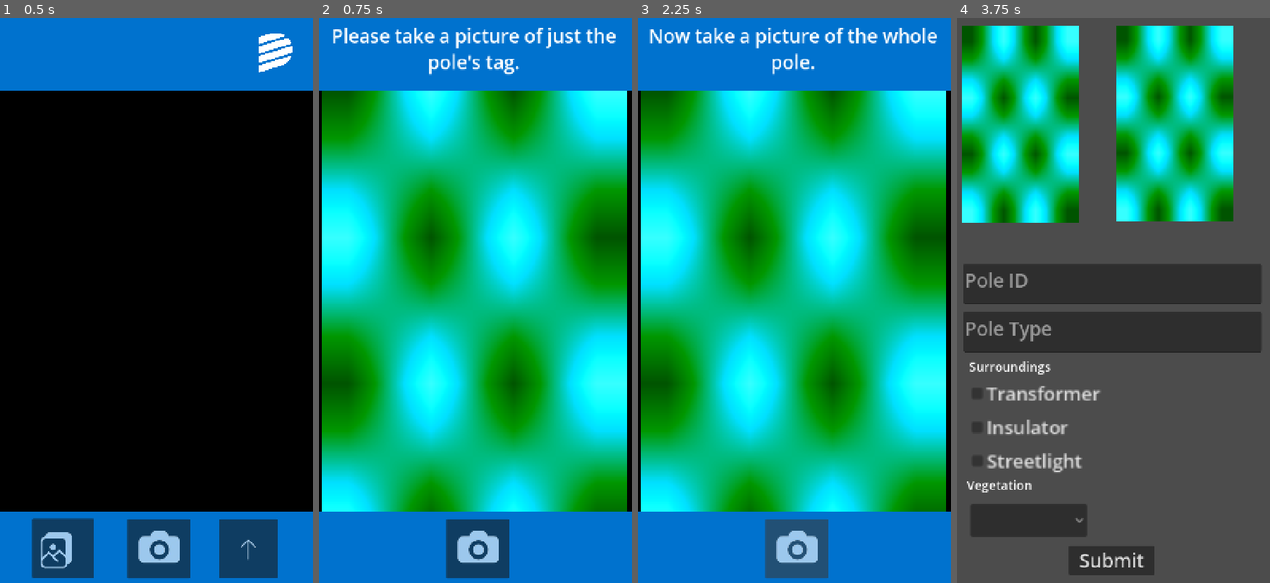
Above: before the commit, frames 1-4 (left to right).
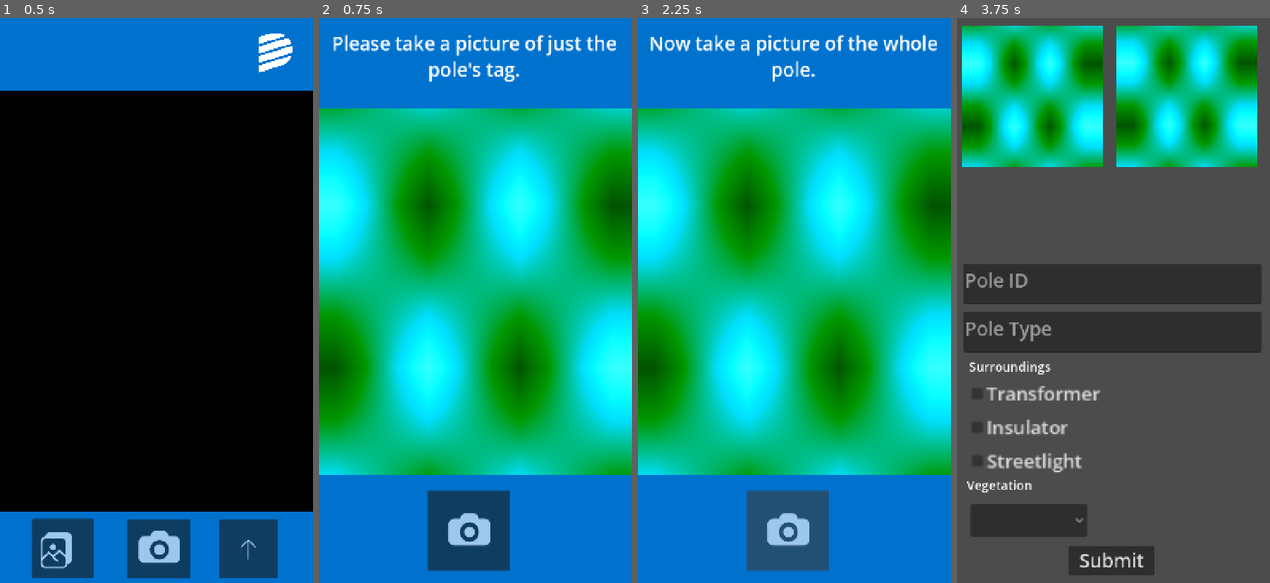
Above: after the commit, the same moments.

Repository: Marcuss2106/gridstorm-polepad-ai
Game: Godot game, scene res://screens/main.tscn
Two runs of this game, one before a commit and one after it. Both use one fixed random seed, a clock stepped at 60 frames per second and the inputs below. The engine's default icon, where the game draws it, is replaced by a stand-in: a white triangle on a blue panel in a dark square.
Inputs (mouse positions are in pixels of both pictures, inside the frame that each line leads up to):
- Up to frame 1 (0.5 s): no input
- Up to frame 2 (0.75 s): click (478, 549) at 0.5 s
- Up to frame 3 (2.25 s): click (700, 549) at 1.25 s; click (797, 549) at 2.02 s
- Up to frame 4 (3.75 s): click (1019, 549) at 2.75 s; click (1116, 549) at 3.52 s

Frame 1 is identical in both runs. In frame 2, 57% of the frame differs, in the area x 0-100%, y 1-100%; in frame 3, 57%; in frame 4, 28%.

Commit message:
update camera to be 720x720p

Diff:
--- a/src/project.godot
+++ b/src/project.godot
@@ -1,3 +1,11 @@
+; Engine configuration file.
+; It's best edited using the editor UI and not directly,
+; since the parameters that go here are not all obvious.
+;
+; Format:
+;   [section] ; section goes between []
+;   param=value ; assign values to parameters
+
 config_version=5
 
 [animation]
--- a/src/screens/camera_ui.tscn
+++ b/src/screens/camera_ui.tscn
@@ -17,59 +17,63 @@
 
 [node name="ColorRect3" type="ColorRect" parent="." unique_id=269611255]
 layout_mode = 0
-offset_right = 840.0
-offset_bottom = 1456.0
+offset_left = -17.0
+offset_top = -20.0
+offset_right = 814.0
+offset_bottom = 1470.0
 color = Color(0, 0, 0, 1)
 
 [node name="ColorRect" type="ColorRect" parent="." unique_id=2300737]
-z_index = 5
+z_index = 2
 layout_mode = 0
 offset_right = 799.0
-offset_bottom = 185.0
+offset_bottom = 230.0
 color = Color(0, 0.44705883, 0.80784315, 1)
 
 [node name="ColorRect2" type="ColorRect" parent="." unique_id=2027792303]
-z_index = 5
+z_index = 2
 layout_mode = 0
-offset_top = 1258.0
+offset_top = 1164.0
 offset_right = 799.0
 offset_bottom = 1443.0
 color = Color(0, 0.44705883, 0.80784315, 1)
 
 [node name="SubViewportContainer" type="SubViewportContainer" parent="." unique_id=510152363]
-z_index = 1
+z_index = 3
 layout_mode = 0
-offset_left = 7.0
-offset_top = 84.0
-offset_right = 612.0
-offset_bottom = 1083.0
+offset_left = -72.0
+offset_top = 229.00002
+offset_right = 648.0
+offset_bottom = 949.0
 scale = Vector2(1.3, 1.3)
 
 [node name="SubViewport" type="SubViewport" parent="SubViewportContainer" unique_id=1526643864]
 handle_input_locally = false
-size = Vector2i(600, 1000)
+size = Vector2i(720, 720)
 render_target_update_mode = 4
 
 [node name="Node2D" parent="SubViewportContainer/SubViewport" unique_id=653206454 instance=ExtResource("1_hnq63")]
-position = Vector2(294, 500)
+position = Vector2(357.69232, 340.76926)
 rotation = 1.5707964
+scale = Vector2(1.11, 1.11)
 
 [node name="CameraButton" type="Button" parent="." unique_id=1289593660]
 z_index = 6
 layout_mode = 0
-offset_left = 325.0
-offset_top = 1277.0
-offset_right = 486.0
-offset_bottom = 1428.0
+offset_left = 277.0
+offset_top = 1205.0
+offset_right = 488.0
+offset_bottom = 1409.0
 icon = ExtResource("2_qqbgj")
+icon_alignment = 1
 
 [node name="RichTextLabel" type="RichTextLabel" parent="." unique_id=465605663]
 z_index = 6
 layout_mode = 0
-offset_left = 8.0
-offset_top = 12.0
-offset_right = 784.0
-offset_bottom = 173.0
+offset_left = 9.0
+offset_top = 31.0
+offset_right = 785.0
+offset_bottom = 192.0
 theme_override_font_sizes/normal_font_size = 48
 bbcode_enabled = true
 text = "[center]text"
--- /dev/null
+++ b/src/screens/gallery_thumbnail.tscn
@@ -0,0 +1,32 @@
+[gd_scene format=3 uid="uid://cxed0urgsmwwm"]
+
+[ext_resource type="Script" uid="uid://dww5x0371cg7m" path="res://scripts/gallery_thumbnail.gd" id="1_1e3hs"]
+
+[node name="GalleryThumbnail" type="Control" unique_id=291604438 node_paths=PackedStringArray("texture_rect", "text_label")]
+layout_mode = 3
+anchors_preset = 15
+anchor_right = 1.0
+anchor_bottom = 1.0
+offset_right = -560.0
+offset_bottom = -1140.0
+grow_horizontal = 2
+grow_vertical = 2
+script = ExtResource("1_1e3hs")
+texture_rect = NodePath("TextureRect")
+text_label = NodePath("RichTextLabel")
+
+[node name="TextureRect" type="TextureRect" parent="." unique_id=2092729668]
+layout_mode = 0
+offset_right = 240.0
+offset_bottom = 240.0
+expand_mode = 1
+
+[node name="RichTextLabel" type="RichTextLabel" parent="." unique_id=2041164282]
+layout_mode = 0
+offset_top = 248.0
+offset_right = 240.0
+offset_bottom = 300.0
+theme_override_font_sizes/normal_font_size = 32
+bbcode_enabled = true
+
+[connection signal="gui_input" from="TextureRect" to="." method="_on_texture_rect_gui_input"]
--- /dev/null
+++ b/src/scripts/gallery_thumbnail.gd
@@ -0,0 +1,24 @@
+extends Control
+
+@export var pole_data : PoleData
+
+@export var texture_rect : TextureRect
+@export var text_label : RichTextLabel
+
+func _init(pole_data) -> void:
+	self.pole_data = pole_data
+
+# Called when the node enters the scene tree for the first time.
+func _ready() -> void:
+	if pole_data:
+		update_ui()
+
+func update_ui():
+	if pole_data.pics.size() > 0:
+		texture_rect.texture = ImageTexture.create_from_image(pole_data.pics[0])
+	text_label.text = "[center]" + pole_data.poleID
+
+
+func _on_texture_rect_gui_input(event: InputEvent) -> void:
+	if event is InputEventMouseButton:
+		print("clickkkkk")
Not shown, added: src/scripts/gallery_thumbnail.gd.uid
